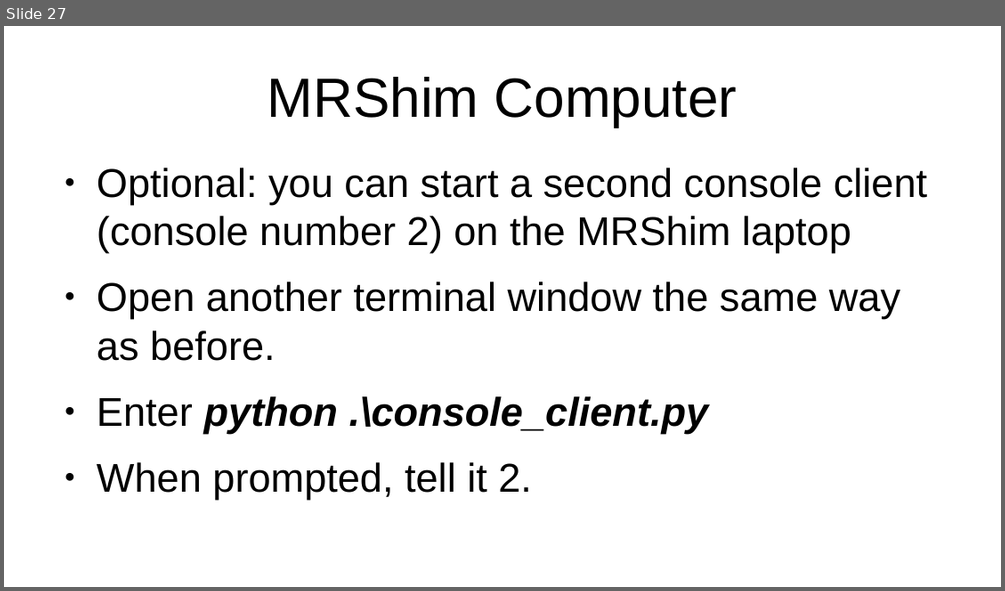
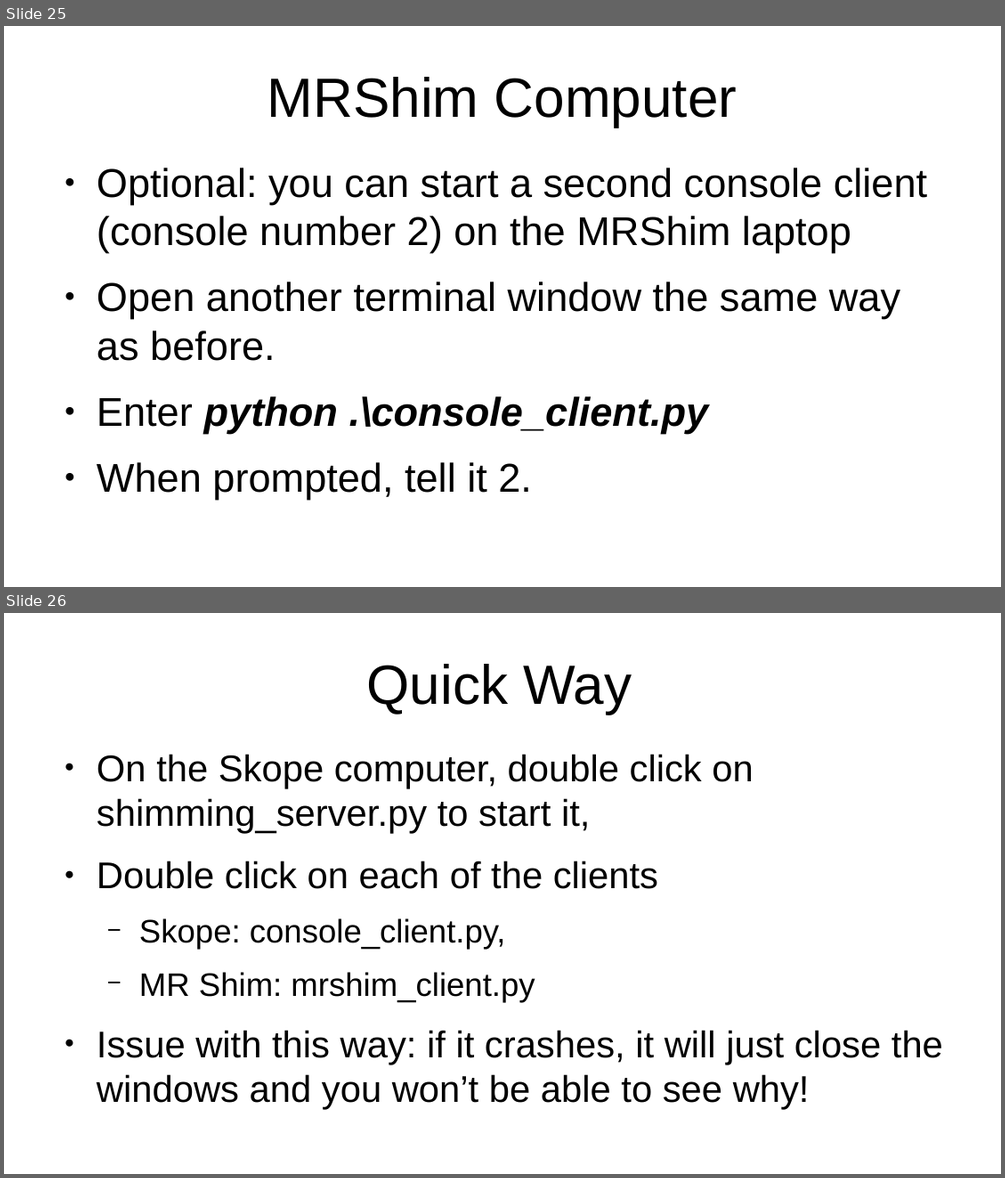
Before and after one commit to seventeenmagpie/skope-mrshim, a slide deck: shimmer/docs/user_guide_with_images.odp. Shown one above the other, each under a label of ours: slide 27 before the commit, slides 25 and 26 after it. The pictures are 1005x591 and 1005x1178 pixels, drawn with LibreOffice and Linux fonts; fonts in the diff are those of the drawing. Boxes give left, top, right and bottom in pixels: in the first picture for what was removed or moved away, otherwise in the second. Text is boxed around its words. In the diff, an @@ line names an element or a change of style, - is before the commit and + after.

Commit message:
Wrote a quick start guide, added rms current checks.

```diff
--- a/shimmer/docs/user_guide_with_images.odp
+++ b/shimmer/docs/user_guide_with_images.odp
@@ slide 26 added at (4, 613, 1001, 1174), background #FFFFFF @@
@@ title added at (367, 664, 631, 714), 44 pt, text #000000 @@
+Quick Way
@@ text added at (97, 754, 943, 1110), 29.6 pt, text #000000 @@
+● On the Skope computer, double click on shimming_server.py to start it,
+● Double click on each of the clients
+  − Skope: console_client.py,
+  − MR Shim: mrshim_client.py
+● Issue with this way: if it crashes, it will just close the windows and you won’t be able to see why!
@@ what was slide 27 is now slide 25 @@
```
Also in this commit, not shown: 7 slides changed, 6 other files.
